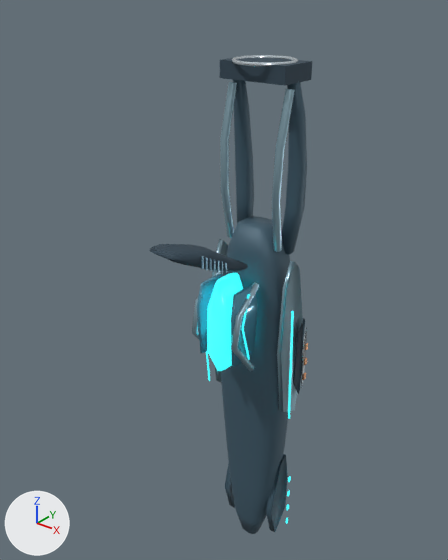
The glTF model static/assets/aether9-specter-phase1.glb, before and after one commit.
The view is the same before and after, from a 50 mm lens placed at (2.55, -3.43, 2.29), pointed at (-0.4, 0.26, 0.0). Lighting does not change. The marker at lower left points along +X, +Y and +Z. The older version comes first.

The older version as bpy lines, for what is in view:
```python
ob_01___ceramic_monocoque___visual_silhouette = bpy.data.objects.new('01 / Ceramic monocoque : visual silhouette', me_01___ceramic_monocoque___visual_silhouette___mesh)
ob_01___ceramic_monocoque___visual_silhouette.location = (0.0, 0.0, 0.0)
ob_02___raised_continuous_titanium_spine = bpy.data.objects.new('02 / Raised continuous titanium spine', me_02___raised_continuous_titanium_spine___mesh)
ob_02___raised_continuous_titanium_spine.location = (0.0, 0.0, 0.0)
ob_03___single_dorsal_light_line = bpy.data.objects.new('03 / Single dorsal light line', me_03___single_dorsal_light_line)
ob_03___single_dorsal_light_line.location = (0.0, 0.0, 0.0)
ob_left___lower_open_cantilever = bpy.data.objects.new('LEFT / Lower open cantilever', me_left___lower_open_cantilever)
ob_left___lower_open_cantilever.location = (0.0, 0.0, 0.0)
ob_left___monolithic_stock_arch = bpy.data.objects.new('LEFT / Monolithic stock arch', me_left___monolithic_stock_arch___mesh)
ob_left___monolithic_stock_arch.location = (0.0, 0.0, 0.0)
ob_left___swept_structural_cheek = bpy.data.objects.new('LEFT / Swept structural cheek', me_left___swept_structural_cheek___mesh)
ob_left___swept_structural_cheek.location = (0.0, 0.0, 0.0)
ob_left___upper_fine_rim = bpy.data.objects.new('LEFT / Upper fine rim', me_left___upper_fine_rim)
ob_left___upper_fine_rim.location = (0.0, 0.0, 0.0)
ob_left___vent_side_aero_fin = bpy.data.objects.new('LEFT / Vent-side aero fin', me_left___vent_side_aero_fin___mesh)
ob_left___vent_side_aero_fin.location = (0.0, 0.0, 0.0)
ob_right___lower_open_cantilever = bpy.data.objects.new('RIGHT / Lower open cantilever', me_right___lower_open_cantilever)
ob_right___lower_open_cantilever.location = (0.0, 0.0, 0.0)
# also in view: 'RIGHT / Swept structural cheek' at (0.34, 0.18, -0.29); '04 / Graphite handguard support' at (0.0, -0.49, 0.57); '05 / Rear ergonomic polymer pad' at (0.0, 0.21, 1.73); 'RIGHT / Reactor visual cradle' at (0.18, -0.22, -0.09); '08 / Laminated outer core glass 1' at (0.16, -0.2, -0.04)
```
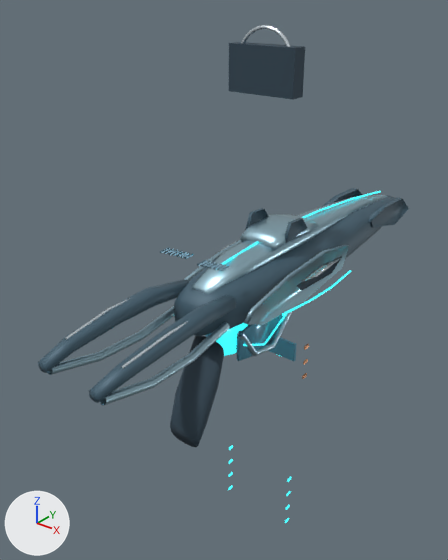
The change in detail:
Object '01 / Ceramic monocoque : visual silhouette' (ob_01___ceramic_monocoque___visual_silhouette) turns from (0, 0, 0) to (90, 0, 0) degrees about x, y and z.
Object '02 / Raised continuous titanium spine' (ob_02___raised_continuous_titanium_spine) turns from (0, 0, 0) to (90, 0, 0) degrees about x, y and z.
Object '03 / Single dorsal light line' (ob_03___single_dorsal_light_line) turns from (0, 0, 0) to (90, 0, 0) degrees about x, y and z.
Object 'LEFT / Swept structural cheek' (ob_left___swept_structural_cheek) turns from (0, 0, 0) to (90, 0, 0) degrees about x, y and z.
Object 'LEFT / Vent-side aero fin' (ob_left___vent_side_aero_fin) turns from (0, 0, 0) to (90, 0, 0) degrees about x, y and z.
Object 'LEFT / Monolithic stock arch' (ob_left___monolithic_stock_arch) turns from (0, 0, 0) to (90, 0, 0) degrees about x, y and z.
Object 'LEFT / Lower open cantilever' (ob_left___lower_open_cantilever) turns from (0, 0, 0) to (90, 0, 0) degrees about x, y and z.
Object 'LEFT / Upper fine rim' (ob_left___upper_fine_rim) turns from (0, 0, 0) to (90, 0, 0) degrees about x, y and z.
Object 'RIGHT / Swept structural cheek' (ob_right___swept_structural_cheek) turns from (0, 0, 0) to (90, 0, 0) degrees about x, y and z.
Object 'RIGHT / Quiet ceramic insert' (ob_right___quiet_ceramic_insert) turns from (0, 0, 0) to (90, 0, 0) degrees about x, y and z.
Object 'RIGHT / Satin highlight' (ob_right___satin_highlight) turns from (0, 0, 0) to (90, 0, 0) degrees about x, y and z.
Object 'RIGHT / Vent-side aero fin' (ob_right___vent_side_aero_fin) turns from (0, 0, 0) to (90, 0, 0) degrees about x, y and z.
Object 'RIGHT / Cyan side trace' (ob_right___cyan_side_trace) turns from (0, 0, 0) to (90, 0, 0) degrees about x, y and z.
Object 'RIGHT / Monolithic stock arch' (ob_right___monolithic_stock_arch) turns from (0, 0, 0) to (90, 0, 0) degrees about x, y and z.
Object 'RIGHT / Lower open cantilever' (ob_right___lower_open_cantilever) turns from (0, 0, 0) to (90, 0, 0) degrees about x, y and z.
Object 'RIGHT / Upper fine rim' (ob_right___upper_fine_rim) turns from (0, 0, 0) to (90, 0, 0) degrees about x, y and z.
Object 'RIGHT / Reactor visual cradle' (ob_right___reactor_visual_cradle) turns from (0, 0, 0) to (90, 0, 0) degrees about x, y and z.
Object '04 / Graphite handguard support' (ob_04___graphite_handguard_support) turns from (0, 0, 0) to (90, 0, 0) degrees about x, y and z.
Object '05 / Rear ergonomic polymer pad' (ob_05___rear_ergonomic_polymer_pad) turns from (0, 0, 0) to (90, 0, 0) degrees about x, y and z.
Object '06 / Rear satin inset' (ob_06___rear_satin_inset) turns from (0, 0, 0) to (90, 0, 0) degrees about x, y and z.
Object '07 / Floating cyan energy prism' (ob_07___floating_cyan_energy_prism) turns from (0, 0, 0) to (90, 0, 0) degrees about x, y and z.
Object '08 / Laminated outer core glass 1' (ob_08___laminated_outer_core_glass_1) turns from (0, 0, 0) to (90, 0, 0) degrees about x, y and z.
Object '09 / Integrated optical crown' (ob_09___integrated_optical_crown) turns from (0, 0, 0) to (90, 0, 0) degrees about x, y and z.
Object '10 / Visor sculpted cheek -1' (ob_10___visor_sculpted_cheek__1) turns from (0, 0, 0) to (90, 0, 0) degrees about x, y and z.
Object '10 / Visor sculpted cheek 1' (ob_10___visor_sculpted_cheek_1) turns from (0, 0, 0) to (90, 0, 0) degrees about x, y and z.

Changed parts and their boxes (x1, y1, x2, y2) in the pictures (448 x 560 px):
'01 / Ceramic monocoque : visual silhouette', turned
    before: (221, 216, 290, 534)
    after: (174, 195, 395, 336)
'RIGHT / Monolithic stock arch', turned
    before: (281, 81, 307, 254)
    after: (89, 295, 236, 403)
'LEFT / Monolithic stock arch', turned
    before: (233, 80, 254, 223)
    after: (38, 279, 189, 373)
'04 / Graphite handguard support', turned
    before: (150, 244, 248, 271)
    after: (170, 336, 224, 447)
'RIGHT / Swept structural cheek', turned
    before: (277, 261, 303, 412)
    after: (244, 245, 349, 325)
'05 / Rear ergonomic polymer pad', turned
    before: (220, 57, 312, 86)
    after: (229, 42, 305, 99)
'02 / Raised continuous titanium spine', turned (not visible before)
    after: (192, 195, 388, 295)
'RIGHT / Lower open cantilever', turned
    before: (272, 89, 295, 252)
    after: (100, 322, 230, 405)
'LEFT / Lower open cantilever', turned
    before: (220, 82, 237, 238)
    after: (47, 306, 175, 375)
'07 / Floating cyan energy prism', turned
    before: (207, 273, 243, 371)
    after: (216, 323, 248, 356)
'08 / Laminated outer core glass 1', turned
    before: (231, 285, 258, 367)
    after: (236, 314, 283, 361)
'RIGHT / Vent-side aero fin', turned
    before: (266, 454, 288, 532)
    after: (369, 197, 409, 227)
'09 / Integrated optical crown', turned (not visible before)
    after: (240, 215, 318, 251)
'RIGHT / Reactor visual cradle', turned
    before: (231, 283, 259, 371)
    after: (237, 312, 292, 356)
'RIGHT / Quiet ceramic insert', turned
    before: (293, 324, 303, 394)
    after: (297, 256, 342, 290)
'06 / Rear satin inset', turned
    before: (232, 55, 298, 67)
    after: (241, 25, 290, 47)
'LEFT / Vent-side aero fin', turned
    before: (225, 464, 235, 508)
    after: (322, 188, 362, 207)
'RIGHT / Cyan side trace', turned
    before: (288, 311, 294, 419)
    after: (282, 270, 351, 316)
'LEFT / Swept structural cheek', turned
    before: (212, 239, 228, 382)
    after: (184, 240, 242, 281)
'10 / Visor sculpted cheek 1', turned
    before: (303, 318, 305, 336)
    after: (285, 218, 307, 243)
'RIGHT / Satin highlight', turned
    before: (301, 328, 307, 388)
    after: (303, 258, 341, 281)
'03 / Single dorsal light line', turned (not visible before)
    after: (221, 191, 381, 265)
'10 / Visor sculpted cheek -1', turned (not visible before)
    after: (245, 208, 268, 230)
'RIGHT / Upper fine rim', turned (not visible before)
    after: (121, 321, 188, 369)
'LEFT / Upper fine rim', turned (not visible before)
    after: (66, 298, 130, 339)
